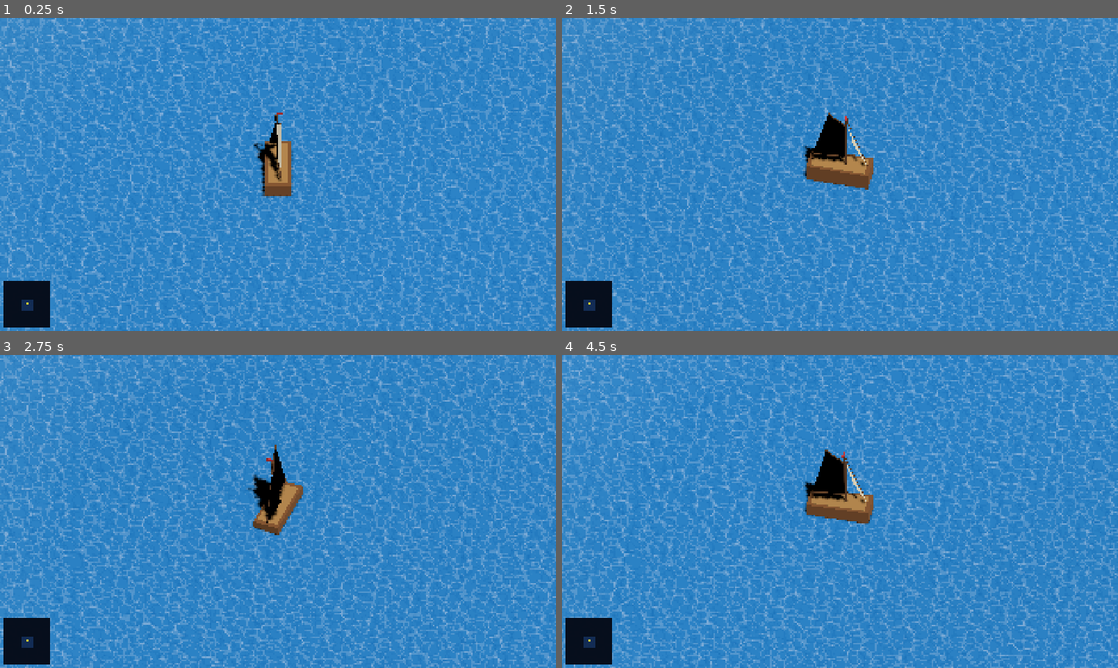
Above: before the commit, frames 1-4 (two rows, left to right).
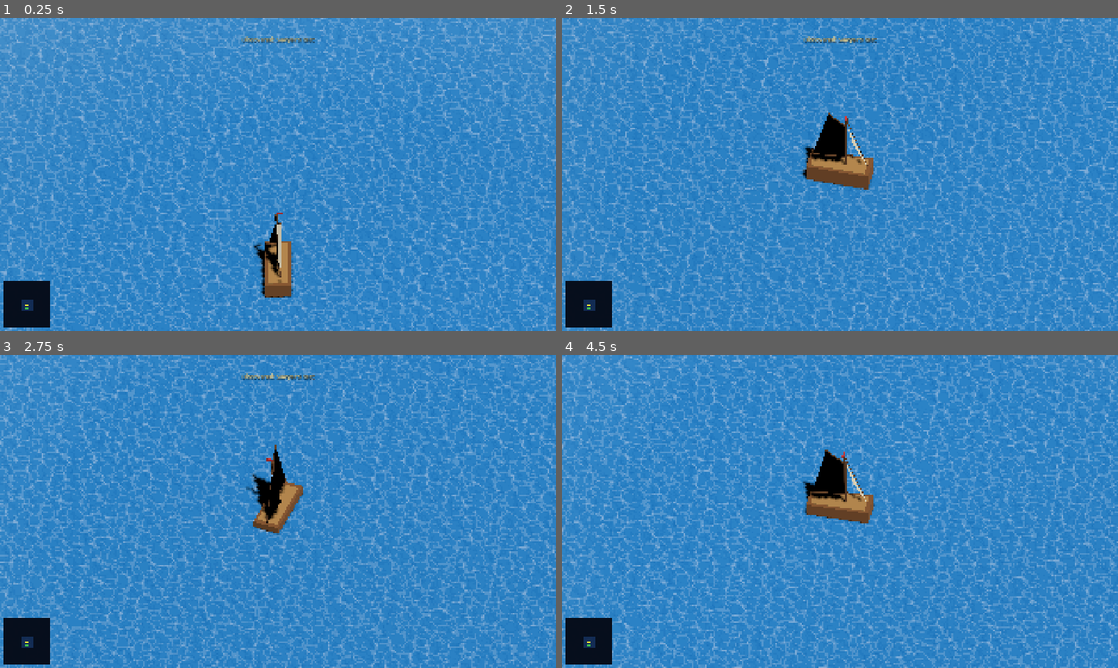
Above: after the commit, the same moments.

Repository: toddblack/CaptainSawyer
Game: Godot game, scene res://scenes/main.tscn
Same seed, same stepped clock (60 frames per second), same inputs: the game is played once before the commit and once after it.
Inputs (mouse positions are in pixels of both pictures, inside the frame that each line leads up to):
- Up to frame 1 (0.25 s): no input
- Up to frame 2 (1.5 s): move the mouse to (962, 158) at 0.52 s; hold Right (ui_right) 0.53-1.25 s; click (962, 158) at 0.67 s; drag from (728, 190) to (812, 237) at 1.27 s
- Up to frame 3 (2.75 s): move the mouse to (333, 442) at 2.02 s; hold Right (ui_right) from 2.03 s (still down)
- Up to frame 4 (4.5 s): release Right (ui_right) at 2.75 s; drag from (812, 574) to (673, 464) at 2.77 s; move the mouse to (1006, 558) at 3.52 s; hold Left (ui_left) 3.53-4.25 s; drag from (673, 464) to (756, 433) at 4.27 s

The runs differ from the first frame. In frame 1, 42% of the frame differs, in the area x 0-100%, y 0-100%; in frame 2, 34%; in frame 3, 31%; in frame 4, 35%.

Commit message:
Improve island terrain: narrow beach, anti-seam tiles, home island
- Height profile steepened (smoothstep 0.55-0.88) for larger flat plateau
  and narrower coastal low-height zone — grassy hills roll into a thin
  sandy beach rather than a wide flat shore
- Beach floor narrowed to last 12% of radius at height 0.55
- blend_low/high tuned to match new floor (grass starts right at sand edge)
- Dual-grid anti-seam tile sampling in shader: two half-phase samples
  blended by distance-from-seam eliminates visible atlas tile grid lines
- Home island 'Sawyer's Rest' always spawns at (0,0,80), radius 30,
  TROPICAL — boat starts at z=20 for immediate testing
- Texture world_tile_size reduced (base_radius * 0.04) for smaller tiles

Co-Authored-By: Claude Sonnet 4.6 <noreply@anthropic.com>

Diff:
--- a/assets/materials/island_terrain.gdshader
+++ b/assets/materials/island_terrain.gdshader
@@ -1,38 +1,87 @@
 shader_type spatial;
-render_mode diffuse_lambert, shadows_disabled, blend_mix;
+// cull_disabled is required: the rectangular grid mesh winds triangles
+// counter-clockwise from the isometric camera's screen-space perspective,
+// which Godot 4/Vulkan treats as back-faces.  Disabling culling lets both
+// sides render; the waterline discard still hides the ocean-level underside.
+render_mode unshaded, cull_disabled;
 
-uniform sampler2D terrain_atlas : hint_default_white, source_color;
+// ── Tile atlas ────────────────────────────────────────────────────────────
+// 4×4 grid of 256-px tiles (1024×1024 atlas).  Each tile_offset selects the
+// tile's top-left corner in UV space; tile_scale covers one tile = (0.25,0.25).
+// ─────────────────────────────────────────────────────────────────────────
 
-uniform vec2 beach_tile_offset = vec2(0.0, 0.25);
-uniform vec2 beach_tile_scale  = vec2(0.25, 0.25);
-uniform vec2 grass_tile_offset = vec2(0.0, 0.0);
-uniform vec2 grass_tile_scale  = vec2(0.25, 0.25);
+uniform sampler2D terrain_atlas : filter_linear_mipmap, repeat_disable;
 
-uniform float world_tile_size : hint_range(0.5, 20.0) = 1.0;
-// Height thresholds for sand-to-grass blend (world Y units)
-uniform float blend_low  : hint_range(0.0, 2.0) = 0.15;
-uniform float blend_high : hint_range(0.0, 4.0) = 0.80;
-// Waterline fade: skirt blends to transparent so actual water shows through
-uniform float waterline      : hint_range(-1.0, 1.0) = 0.0;
-uniform float waterline_fade : hint_range(0.05, 1.0) = 0.15;
+uniform vec2  beach_tile_offset = vec2(0.0,  0.25);
+uniform vec2  beach_tile_scale  = vec2(0.25, 0.25);
+uniform vec2  grass_tile_offset = vec2(0.0,  0.0);
+uniform vec2  grass_tile_scale  = vec2(0.25, 0.25);
+uniform vec2  rock_tile_offset  = vec2(0.5,  0.0);
+uniform vec2  rock_tile_scale   = vec2(0.25, 0.25);
 
-varying vec3 world_pos;
+uniform float blend_low      = 0.55;
+uniform float blend_high     = 1.20;
+uniform float rock_low       = 5.0;
+uniform float rock_high      = 8.0;
+uniform float world_tile_size = 2.0;
+
+uniform float has_river   = 0.0;
+uniform float river_angle = 0.0;
+uniform float river_width = 1.0;
+
+varying vec3  v_world_pos;
+varying float v_height;
 
 void vertex() {
-	world_pos = (MODEL_MATRIX * vec4(VERTEX, 1.0)).xyz;
+	v_world_pos = (MODEL_MATRIX * vec4(VERTEX, 1.0)).xyz;
+	v_height    = VERTEX.y;
+}
+
+// Dual-grid seamless tile: blend two half-phase samples so seam edges from
+// one sample always fall at the centre of the other, eliminating visible
+// tile-boundary lines from the atlas.
+vec4 tile(vec2 wxz, vec2 offset, vec2 scale) {
+	vec2 p  = wxz / world_tile_size;
+	vec2 p2 = p + vec2(0.5);
+
+	vec2 uv1 = fract(p)  * scale + offset;
+	vec2 uv2 = fract(p2) * scale + offset;
+
+	// Weight by proximity to each sample's own seam (0 at seam, 1 at centre)
+	vec2 f1 = min(fract(p),  1.0 - fract(p))  * 2.0;
+	vec2 f2 = min(fract(p2), 1.0 - fract(p2)) * 2.0;
+	float w1 = f1.x * f1.y;
+	float w2 = f2.x * f2.y;
+
+	return (texture(terrain_atlas, uv1) * w1 + texture(terrain_atlas, uv2) * w2)
+	       / max(w1 + w2, 0.0001);
 }
 
 void fragment() {
-	vec2 world_uv  = fract(world_pos.xz / world_tile_size);
-	vec3 beach_col = texture(terrain_atlas, beach_tile_offset + world_uv * beach_tile_scale).rgb;
-	vec3 grass_col = texture(terrain_atlas, grass_tile_offset + world_uv * grass_tile_scale).rgb;
-	float t = smoothstep(blend_low, blend_high, world_pos.y);
-	vec3 terrain_col = mix(beach_col, grass_col, t);
-	// Fade to transparent at/below the waterline so actual water shows through
-	float water_blend = 1.0 - smoothstep(waterline, waterline + waterline_fade, world_pos.y);
-	ALBEDO    = terrain_col;
-	ALPHA     = 1.0 - water_blend;
-	// Subtle self-illumination to lift the shadow-facing slopes slightly
-	EMISSION  = terrain_col * 0.08;
-	ROUGHNESS = 0.92;
+	// Hard waterline — discard below threshold so ocean shows through
+	if (v_height < 0.05) {
+		discard;
+	}
+
+	vec2 wxz = v_world_pos.xz;
+
+	vec4 beach_col = tile(wxz, beach_tile_offset, beach_tile_scale);
+	vec4 grass_col = tile(wxz, grass_tile_offset, grass_tile_scale);
+	vec4 rock_col  = tile(wxz, rock_tile_offset,  rock_tile_scale);
+
+	float t_grass = smoothstep(blend_low,  blend_high, v_height);
+	float t_rock  = smoothstep(rock_low,   rock_high,  v_height);
+	vec4  col     = mix(mix(beach_col, grass_col, t_grass), rock_col, t_rock);
+
+	if (has_river > 0.5) {
+		float cos_r  = cos(river_angle);
+		float sin_r  = sin(river_angle);
+		float along  =  wxz.x * cos_r + wxz.y * sin_r;
+		float across = abs(-wxz.x * sin_r + wxz.y * cos_r);
+		float rmask  = smoothstep(river_width, river_width * 0.5, across)
+		             * smoothstep(-river_width * 0.5, river_width * 0.5, along);
+		col = mix(col, beach_col * 0.75, rmask);
+	}
+
+	ALBEDO = col.rgb;
 }
--- a/scenes/main.tscn
+++ b/scenes/main.tscn
@@ -102,7 +102,7 @@
 surface_material_override/0 = SubResource("ShaderMaterial_water")
 
 [node name="Boat" type="CharacterBody3D" parent="." unique_id=141551468 groups=["boat"]]
-transform = Transform3D(1, 0, 0, 0, 1, 0, 0, 0, 1, 0, 0.5, 0)
+transform = Transform3D(1, 0, 0, 0, 1, 0, 0, 0, 1, 0, 0.5, 20)
 script = ExtResource("1_boat")
 
 [node name="CollisionShape3D" type="CollisionShape3D" parent="Boat" unique_id=200000002]
--- a/scripts/island.gd
+++ b/scripts/island.gd
@@ -1,14 +1,20 @@
 extends StaticBody3D
+class_name Island
 
 signal island_discovered(island_name: String, world_pos: Vector2)
 
-@export var island_name: String = "Unknown Isle"
-@export var base_radius: float = 4.0
-@export var num_trees: int = 3
-@export var discovery_radius: float = 18.0
-
-var discovered: bool = false
-var _boat: Node3D = null
+enum IslandType { TROPICAL, VOLCANIC, ATOLL, HIGHLAND }
+
+@export var island_name:      String     = "Unknown Isle"
+@export var base_radius:      float      = 4.0
+@export var num_trees:        int        = 3
+@export var discovery_radius: float      = 18.0
+@export var island_type:      IslandType = IslandType.TROPICAL
+
+var discovered:   bool   = false
+var _boat:        Node3D = null
+var _has_river:   bool   = false
+var _river_angle: float  = 0.0
 
 # Terrain shader + single unified atlas
 const _TERRAIN_SHADER = preload("res://assets/materials/island_terrain.gdshader")
@@ -22,18 +28,18 @@
 var _trunk_meshes:   Array[MeshInstance3D] = []
 var _foliage_meshes: Array[MeshInstance3D] = []
 
-# Noise (members so tree placement can reuse them)
+# Noise
 var _height_noise: FastNoiseLite
-var _edge_noise:   FastNoiseLite
-
-# Mesh resolution
-const ANGULAR_STEPS := 64
-const RADIAL_STEPS  := 18
-const SKIRT_DEPTH   := -0.50
+var _edge_noise:   FastNoiseLite   # used for domain warp — creates organic coastlines
+var _forest_noise: FastNoiseLite
+
+# Grid resolution — 64x64 cells gives 65x65 = 4225 vertices per island
+const GRID_N: int = 64
 
 
 func _ready() -> void:
 	_setup_noise()
+	_setup_type()
 	_build_materials()
 	_build_geometry()
 	_boat = get_tree().get_first_node_in_group("boat")
@@ -45,33 +51,89 @@
 
 func _setup_noise() -> void:
 	_height_noise = FastNoiseLite.new()
-	_height_noise.seed        = island_name.hash()
-	_height_noise.noise_type  = FastNoiseLite.TYPE_SIMPLEX_SMOOTH
-	_height_noise.frequency   = 0.35
+	_height_noise.seed       = island_name.hash()
+	_height_noise.noise_type = FastNoiseLite.TYPE_SIMPLEX_SMOOTH
+	_height_noise.frequency  = 1.0  # we pass pre-scaled coords
 
 	_edge_noise = FastNoiseLite.new()
-	_edge_noise.seed        = island_name.hash() + 9999
-	_edge_noise.noise_type  = FastNoiseLite.TYPE_SIMPLEX_SMOOTH
-	_edge_noise.frequency   = 0.40
-
-
-func _perturbed_radius(angle: float) -> float:
-	var en := _edge_noise.get_noise_2d(cos(angle) * 1.5, sin(angle) * 1.5)
-	return base_radius * (1.0 + en * 0.28)
-
-
-func _height_at(x: float, z: float, r_norm: float) -> float:
-	var max_h := base_radius * 0.38
-	var hn    := _height_noise.get_noise_2d(x * 0.28, z * 0.28)
-	# Plateau profile: inner 25% stays high, steeper slope 25%-95%, wide beach 95%-100%
-	var profile := (1.0 - smoothstep(0.20, 0.95, r_norm)) * max_h
-	# Noise adds bumps inland, fades out at shore so the beach stays flat
-	var bump    := hn * max_h * 0.35 * (1.0 - r_norm * r_norm)
-	var result  := profile + bump
-	# Sloped beach minimum: tapers from ~0.30 where terrain ends (r_norm=0.95) to 0 at the rim
-	# so the beach slopes naturally down to the waterline instead of being a flat platform
-	var beach_floor := (1.0 - smoothstep(0.95, 1.0, r_norm)) * 0.30
-	return max(result, beach_floor)
+	_edge_noise.seed       = island_name.hash() + 9999
+	_edge_noise.noise_type = FastNoiseLite.TYPE_SIMPLEX_SMOOTH
+	_edge_noise.frequency  = 1.0
+
+	_forest_noise = FastNoiseLite.new()
+	_forest_noise.seed       = island_name.hash() + 54321
+	_forest_noise.noise_type = FastNoiseLite.TYPE_SIMPLEX_SMOOTH
+	_forest_noise.frequency  = 1.0
+
+
+# ------------------------------------------------------------------ #
+#  Island type                                                         #
+# ------------------------------------------------------------------ #
+
+func _setup_type() -> void:
+	var rng := RandomNumberGenerator.new()
+	rng.seed = island_name.hash() + 77777
+	match island_type:
+		IslandType.TROPICAL, IslandType.HIGHLAND:
+			_has_river   = rng.randf() < 0.60
+			_river_angle = rng.randf() * TAU
+		_:
+			_has_river   = false
+			_river_angle = 0.0
+
+
+func _get_max_height() -> float:
+	var raw: float = base_radius * 0.38
+	match island_type:
+		IslandType.VOLCANIC: return min(raw, 14.0)
+		IslandType.ATOLL:    return min(raw, 3.5)
+		IslandType.HIGHLAND: return min(raw, 11.0)
+		_:                   return min(raw, 8.0)
+
+
+# ------------------------------------------------------------------ #
+#  Height function — grid-based, domain-warped                        #
+# ------------------------------------------------------------------ #
+
+func _height_at_xy(x: float, z: float) -> float:
+	var raw_r: float = Vector2(x, z).length()
+
+	# Organic coastline: vary effective radius by direction (angle-based).
+	# Using normalised direction as noise input keeps the island connected —
+	# no interior holes possible, unlike displacement-based domain warp.
+	var coast_n: float
+	if raw_r < 0.001:
+		coast_n = 0.0
+	else:
+		var nx: float = x / raw_r  # cos(angle)
+		var nz: float = z / raw_r  # sin(angle)
+		coast_n = _edge_noise.get_noise_2d(nx * 0.75, nz * 0.75)
+
+	var eff_r: float  = base_radius * (1.0 + coast_n * 0.25)
+	var r_norm: float = raw_r / eff_r
+	if r_norm >= 1.0:
+		return 0.0
+
+	var max_h: float = _get_max_height()
+	var hn: float    = _height_noise.get_noise_2d(x * 0.30, z * 0.30)
+
+	if island_type == IslandType.ATOLL:
+		# Ring of land around a central lagoon; lagoon (r_norm < 0.25) stays at 0 → ocean
+		var profile: float = smoothstep(0.25, 0.50, r_norm) * (1.0 - smoothstep(0.65, 0.90, r_norm))
+		profile = clamp(profile + hn * 0.12, 0.0, 1.0)
+		var result_a: float = profile * max_h
+		# Raised outer beach so the ring edge is clearly above water
+		result_a = max(result_a, (1.0 - smoothstep(0.88, 1.0, r_norm)) * 0.80)
+		return result_a
+
+	# All other types: larger flat plateau + steeper coastal slope so the
+	# low-height sandy zone stays narrow close to the waterline.
+	var profile: float = 1.0 - smoothstep(0.55, 0.88, r_norm)
+	profile = clamp(profile + hn * 0.15, 0.0, 1.0)
+	var result: float  = profile * max_h
+	# Beach floor — narrow ring at coast, height 0.55 = blend_low
+	result = max(result, (1.0 - smoothstep(0.88, 1.0, r_norm)) * 0.55)
+	return result
 
 
 # ------------------------------------------------------------------ #
@@ -81,21 +143,41 @@
 func _build_materials() -> void:
 	_terrain_mat = ShaderMaterial.new()
 	_terrain_mat.shader = _TERRAIN_SHADER
-	# Single 1024x1024 atlas — 4x4 grid of 256px tiles.
-	# Sand:  col 0, row 1 → UV base (0.00, 0.25)
-	# Grass: col 0, row 0 → UV base (0.00, 0.00)
+
+	# Single 1024x1024 atlas — 4x4 grid of 256px tiles
 	_terrain_mat.set_shader_parameter("terrain_atlas",     _TEX_ATLAS)
-	_terrain_mat.set_shader_parameter("beach_tile_offset", Vector2(0.0,  0.25))
+	_terrain_mat.set_shader_parameter("beach_tile_offset", Vector2(0.00, 0.25))
 	_terrain_mat.set_shader_parameter("beach_tile_scale",  Vector2(0.25, 0.25))
-	_terrain_mat.set_shader_parameter("grass_tile_offset", Vector2(0.0,  0.0))
+	_terrain_mat.set_shader_parameter("grass_tile_offset", Vector2(0.00, 0.00))
 	_terrain_mat.set_shader_parameter("grass_tile_scale",  Vector2(0.25, 0.25))
-	_terrain_mat.set_shader_parameter("world_tile_size", 1.0)
-	# Blend heights: beach at low elevation, grass on the slopes and plateau
-	# max_h ≈ base_radius * 0.38, so these sit at ~20% and ~60% of peak
-	_terrain_mat.set_shader_parameter("blend_low",  base_radius * 0.07)
-	_terrain_mat.set_shader_parameter("blend_high", base_radius * 0.22)
-	# Tight fade at waterline only — just hides the skirt edge, doesn't tint the beach
-	_terrain_mat.set_shader_parameter("waterline_fade", 0.12)
+
+	# Tile size scales with island so large islands don't look over-tiled
+	_terrain_mat.set_shader_parameter("world_tile_size", max(1.0, base_radius * 0.04))
+
+	# Rock tile: lava for volcanic, mossy stone for everything else
+	var rock_offset: Vector2
+	match island_type:
+		IslandType.VOLCANIC: rock_offset = Vector2(0.50, 0.50)
+		_:                   rock_offset = Vector2(0.50, 0.00)
+	_terrain_mat.set_shader_parameter("rock_tile_offset", rock_offset)
+	_terrain_mat.set_shader_parameter("rock_tile_scale",  Vector2(0.25, 0.25))
+
+	# Height-based blend: beach floor sits at 0.55 so blend_low matches it,
+	# keeping the sandy strip narrow right at the coast edge.
+	var max_h: float = _get_max_height()
+	_terrain_mat.set_shader_parameter("blend_low",  max(0.55, max_h * 0.05))
+	_terrain_mat.set_shader_parameter("blend_high", max(1.20, max_h * 0.15))
+
+	if island_type == IslandType.ATOLL:
+		_terrain_mat.set_shader_parameter("rock_low",  999.0)
+		_terrain_mat.set_shader_parameter("rock_high", 1000.0)
+	else:
+		_terrain_mat.set_shader_parameter("rock_low",  max_h * 0.55)
+		_terrain_mat.set_shader_parameter("rock_high", max_h * 0.82)
+
+	_terrain_mat.set_shader_parameter("has_river",   1.0 if _has_river else 0.0)
+	_terrain_mat.set_shader_parameter("river_angle", _river_angle)
+	_terrain_mat.set_shader_parameter("river_width", base_radius * 0.07)
 
 	_trunk_mat = StandardMaterial3D.new()
 	_trunk_mat.albedo_color = Color(0.40, 0.25, 0.10)
@@ -117,71 +199,30 @@
 
 
 func _build_terrain_mesh() -> void:
-	# Pre-compute perturbed edge radius for every angular step
-	var angle_radii := PackedFloat32Array()
-	angle_radii.resize(ANGULAR_STEPS)
-	for s in ANGULAR_STEPS:
-		angle_radii[s] = _perturbed_radius(s / float(ANGULAR_STEPS) * TAU)
-
-	# Build vertex grid for rings 1..RADIAL_STEPS (terrain) + skirt ring
-	# grid[(ring-1) * (ANGULAR_STEPS+1) + s]  — ring index starts at 1
-	var grid: Array[Vector3] = []
-	grid.resize((RADIAL_STEPS + 1) * (ANGULAR_STEPS + 1))
-
-	for ring in range(1, RADIAL_STEPS + 2):
-		var gi := ring - 1
-		for s in range(ANGULAR_STEPS + 1):
-			var seg    := s % ANGULAR_STEPS
-			var angle  := s / float(ANGULAR_STEPS) * TAU
-			var max_r  := angle_radii[seg]
-			var x: float
-			var z: float
-			var y: float
-
-			if ring <= RADIAL_STEPS:
-				var r_norm := ring / float(RADIAL_STEPS)
-				var r      := r_norm * max_r
-				x = cos(angle) * r
-				z = sin(angle) * r
-				y = _height_at(x, z, r_norm)
-			elif ring == RADIAL_STEPS:
-				# Waterline ring — always at sea level
-				x = cos(angle) * max_r
-				z = sin(angle) * max_r
-				y = 0.0
-			else:
-				# Skirt ring — slightly narrowed, below waterline
-				var skirt_r := max_r * 0.85
-				x = cos(angle) * skirt_r
-				z = sin(angle) * skirt_r
-				y = SKIRT_DEPTH
-
-			grid[gi * (ANGULAR_STEPS + 1) + s] = Vector3(x, y, z)
-
+	var extent:    float = base_radius * 1.35
+	var cell_size: float = (extent * 2.0) / GRID_N
+
+	# Pre-compute height at every grid vertex
+	var heights := PackedFloat32Array()
+	heights.resize((GRID_N + 1) * (GRID_N + 1))
+	for iz in range(GRID_N + 1):
+		for ix in range(GRID_N + 1):
+			var x: float = -extent + ix * cell_size
+			var z: float = -extent + iz * cell_size
+			heights[iz * (GRID_N + 1) + ix] = _height_at_xy(x, z)
+
+	# Build quad grid mesh
 	var st := SurfaceTool.new()
 	st.begin(Mesh.PRIMITIVE_TRIANGLES)
 
-	# Center vertex (peak)
-	var center_v := Vector3(0.0, _height_at(0.0, 0.0, 0.0), 0.0)
-
-	# Center fan: center → ring 1 (grid row 0)
-	# Winding: CW in XZ from above = upward normal in Godot's right-hand coords
-	for s in ANGULAR_STEPS:
-		var v_cw  := grid[s]
-		var v_ccw := grid[s + 1]
-		st.add_vertex(center_v)
-		st.add_vertex(v_cw)
-		st.add_vertex(v_ccw)
-
-	# Ring bands — reversed winding for upward normals
-	for k in range(RADIAL_STEPS):
-		for s in ANGULAR_STEPS:
-			var v0 := grid[k       * (ANGULAR_STEPS + 1) + s]
-			var v1 := grid[k       * (ANGULAR_STEPS + 1) + s + 1]
-			var v2 := grid[(k + 1) * (ANGULAR_STEPS + 1) + s + 1]
-			var v3 := grid[(k + 1) * (ANGULAR_STEPS + 1) + s]
-			st.add_vertex(v0); st.add_vertex(v2); st.add_vertex(v1)
-			st.add_vertex(v0); st.add_vertex(v3); st.add_vertex(v2)
+	for iz in range(GRID_N):
+		for ix in range(GRID_N):
+			var v00 := Vector3(-extent + ix       * cell_size, heights[ iz      * (GRID_N + 1) + ix],      -extent + iz       * cell_size)
+			var v10 := Vector3(-extent + (ix + 1) * cell_size, heights[ iz      * (GRID_N + 1) + ix + 1], -extent + iz       * cell_size)
+			var v01 := Vector3(-extent + ix       * cell_size, heights[(iz + 1) * (GRID_N + 1) + ix],      -extent + (iz + 1) * cell_size)
+			var v11 := Vector3(-extent + (ix + 1) * cell_size, heights[(iz + 1) * (GRID_N + 1) + ix + 1], -extent + (iz + 1) * cell_size)
+			st.add_vertex(v00); st.add_vertex(v11); st.add_vertex(v10)
+			st.add_vertex(v00); st.add_vertex(v01); st.add_vertex(v11)
 
 	st.generate_normals()
 
@@ -193,26 +234,29 @@
 
 
 func _island_aabb() -> AABB:
-	# Generous bounds covering perturbed coastline + tallest possible tree.
-	# Used as custom_aabb on every mesh so Godot never frustum-culls individual
-	# pieces (trees, terrain) while the rest of the island is still on screen.
-	var r := base_radius * 1.5
-	var h := base_radius * 0.38 + 3.5
-	return AABB(Vector3(-r, SKIRT_DEPTH - 0.1, -r), Vector3(r * 2.0, h - SKIRT_DEPTH + 0.1, r * 2.0))
+	var r: float = base_radius * 1.4
+	var h: float = _get_max_height() + 4.0
+	return AABB(Vector3(-r, -0.2, -r), Vector3(r * 2.0, h + 0.2, r * 2.0))
 
 
 func _build_collision() -> void:
-	# Build a ConvexPolygonShape3D from the actual perturbed coastline.
-	# Extruded vertically so the boat always hits a wall normal (horizontal push),
-	# not a sloped beach normal (which would bounce it upward).
+	# Sample outward at 64 angles to find the outermost land point at each angle,
+	# then build a convex hull collision shape from those coast points.
 	var points := PackedVector3Array()
-	for s in ANGULAR_STEPS:
-		var angle := s / float(ANGULAR_STEPS) * TAU
-		var r     := _perturbed_radius(angle)
-		var x     := cos(angle) * r
-		var z     := sin(angle) * r
-		points.append(Vector3(x, -0.5, z))
-		points.append(Vector3(x,  4.0, z))
+	var scan_n: int = 64
+	for i in range(scan_n):
+		var angle: float = i / float(scan_n) * TAU
+		var best_r: float = 2.0  # minimum non-zero fallback
+		for step in range(24):
+			var test_r: float = (step + 1.0) * base_radius * 1.35 / 24.0
+			var tx: float = cos(angle) * test_r
+			var tz: float = sin(angle) * test_r
+			if _height_at_xy(tx, tz) > 0.05:
+				best_r = test_r
+		var cx: float = cos(angle) * best_r
+		var cz: float = sin(angle) * best_r
+		points.append(Vector3(cx, -0.5, cz))
+		points.append(Vector3(cx,  4.0, cz))
 	var shape := ConvexPolygonShape3D.new()
 	shape.points = points
 	var col := CollisionShape3D.new()
@@ -220,25 +264,53 @@
 	add_child(col)
 
 
+# ------------------------------------------------------------------ #
+#  Trees                                                               #
+# ------------------------------------------------------------------ #
+
 func _build_trees() -> void:
 	var rng := RandomNumberGenerator.new()
 	rng.seed = island_name.hash()
 
-	for i in num_trees:
-		var r_norm := rng.randf_range(0.08, 0.50)  # keep trees on the elevated plateau
-		var angle  := rng.randf() * TAU
-		var max_r  := _perturbed_radius(angle)
-		var r      := r_norm * max_r
-		var x      := cos(angle) * r
-		var z      := sin(angle) * r
-		var y      := _height_at(x, z, r_norm)
+	var density_threshold: float
+	match island_type:
+		IslandType.TROPICAL: density_threshold = 0.22
+		IslandType.VOLCANIC: density_threshold = 0.52
+		IslandType.ATOLL:    density_threshold = 0.28
+		IslandType.HIGHLAND: density_threshold = 0.12
+		_:                   density_threshold = 0.25
+
+	var placed:   int = 0
+	var attempts: int = 0
+	while placed < num_trees and attempts < num_trees * 10:
+		attempts += 1
+		var angle:  float = rng.randf() * TAU
+		var r:      float = rng.randf_range(0.0, base_radius * 0.92)
+		var x:      float = cos(angle) * r
+		var z:      float = sin(angle) * r
+		var r_norm: float = r / base_radius
+
+		# Atolls: only plant on the ring, not the central lagoon
+		if island_type == IslandType.ATOLL and (r_norm < 0.35 or r_norm > 0.78):
+			continue
+
+		var y: float = _height_at_xy(x, z)
+		if y < 0.20:
+			continue
+
+		# Forest clustering via noise
+		var density: float = _forest_noise.get_noise_2d(x * 0.5, z * 0.5) * 0.5 + 0.5
+		if density < density_threshold:
+			continue
+
 		_build_tree(rng, Vector3(x, y, z))
+		placed += 1
 
 
 func _build_tree(rng: RandomNumberGenerator, base_pos: Vector3) -> void:
-	var trunk_h   := rng.randf_range(1.2, 2.0)
-	var trunk_r   := rng.randf_range(0.10, 0.18)
-	var foliage_r := rng.randf_range(0.55, 0.90)
+	var trunk_h:   float = rng.randf_range(1.2, 2.0)
+	var trunk_r:   float = rng.randf_range(0.10, 0.18)
+	var foliage_r: float = rng.randf_range(0.55, 0.90)
 
 	var trunk_mesh := CylinderMesh.new()
 	trunk_mesh.top_radius      = trunk_r * 0.7
--- a/scripts/island_spawner.gd
+++ b/scripts/island_spawner.gd
@@ -30,26 +30,29 @@
 	"Brine Witch Rock",
 ]
 
-const ISLAND_COUNT_MIN  := 15
-const ISLAND_COUNT_MAX  := 25
-const SPAWN_MIN         := -475.0
-const SPAWN_MAX         :=  475.0
-const MIN_SPACING       := 80.0
-const MIN_CENTER_DIST   := 50.0
+const ISLAND_COUNT_MIN  := 10
+const ISLAND_COUNT_MAX  := 16
+const SPAWN_MIN         := -460.0
+const SPAWN_MAX         :=  460.0
+const MIN_SPACING       := 140.0
+const MIN_CENTER_DIST   := 80.0
 
 
 func _ready() -> void:
 	var rng := RandomNumberGenerator.new()
 	rng.randomize()
 
+	# Home island — guaranteed near the boat's start position for quick testing
+	var home_pos := Vector2(0.0, 80.0)
+	_spawn_home_island(home_pos)
+	var placed: Array[Vector2] = [home_pos]
+
 	var count := rng.randi_range(ISLAND_COUNT_MIN, ISLAND_COUNT_MAX)
-	var placed: Array[Vector2] = []
-
 	var names := NAME_POOL.duplicate()
 	names.shuffle()
 
 	var attempts := 0
-	while placed.size() < count and attempts < 1000:
+	while placed.size() <= count and attempts < 1000:
 		attempts += 1
 		var candidate := Vector2(
 			rng.randf_range(SPAWN_MIN, SPAWN_MAX),
@@ -68,19 +71,53 @@
 			continue
 
 		placed.append(candidate)
-		_spawn_island(candidate, names[placed.size() - 1], rng)
+		_spawn_island(candidate, names[(placed.size() - 2) % names.size()], rng)
 
-	if placed.size() < ISLAND_COUNT_MIN:
-		push_warning("IslandSpawner: only placed %d/%d islands" % [placed.size(), count])
+	if placed.size() - 1 < ISLAND_COUNT_MIN:
+		push_warning("IslandSpawner: only placed %d/%d islands" % [placed.size() - 1, count])
+
+
+func _spawn_home_island(pos2d: Vector2) -> void:
+	var island := IslandScript.new()
+	island.island_name      = "Sawyer's Rest"
+	island.discovery_radius = 80.0
+	island.position         = Vector3(pos2d.x, 0.0, pos2d.y)
+	island.island_type      = Island.IslandType.TROPICAL
+	island.base_radius      = 30.0
+	island.num_trees        = 45
+	add_child(island)
+	var hud: Node = get_tree().get_first_node_in_group("hud")
+	if hud:
+		island.island_discovered.connect(hud._on_island_discovered)
 
 
 func _spawn_island(pos2d: Vector2, island_name: String, rng: RandomNumberGenerator) -> void:
 	var island := IslandScript.new()
-	island.island_name = island_name
-	island.base_radius = rng.randf_range(6.0, 15.0)
-	island.num_trees = rng.randi_range(4, 9)
-	island.discovery_radius = 60.0
-	island.position = Vector3(pos2d.x, 0.0, pos2d.y)
+	island.island_name      = island_name
+	island.discovery_radius = 80.0
+	island.position         = Vector3(pos2d.x, 0.0, pos2d.y)
+
+	# Type first — radius and tree count vary by type
+	var itype: int = rng.randi_range(0, 3)
+	island.island_type = itype as Island.IslandType
+
+	var radius: float
+	match itype:
+		0: radius = rng.randf_range(18.0, 55.0)  # TROPICAL  — big lush islands
+		1: radius = rng.randf_range(12.0, 38.0)  # VOLCANIC  — compact but tall
+		2: radius = rng.randf_range(25.0, 65.0)  # ATOLL     — wide and flat
+		3: radius = rng.randf_range(22.0, 55.0)  # HIGHLAND  — medium to large
+		_: radius = rng.randf_range(15.0, 40.0)
+	island.base_radius = radius
+
+	# Tree count scales with island area; density_threshold handles clustering
+	match itype:
+		0: island.num_trees = int(radius * rng.randf_range(1.4, 2.2))   # TROPICAL
+		1: island.num_trees = int(radius * rng.randf_range(0.3, 0.6))   # VOLCANIC
+		2: island.num_trees = int(radius * rng.randf_range(0.5, 0.9))   # ATOLL
+		3: island.num_trees = int(radius * rng.randf_range(1.8, 3.0))   # HIGHLAND
+		_: island.num_trees = int(radius * rng.randf_range(1.0, 1.5))
+
 	add_child(island)
 
 	# Connect discovery signal to HUD after the island is in the tree
